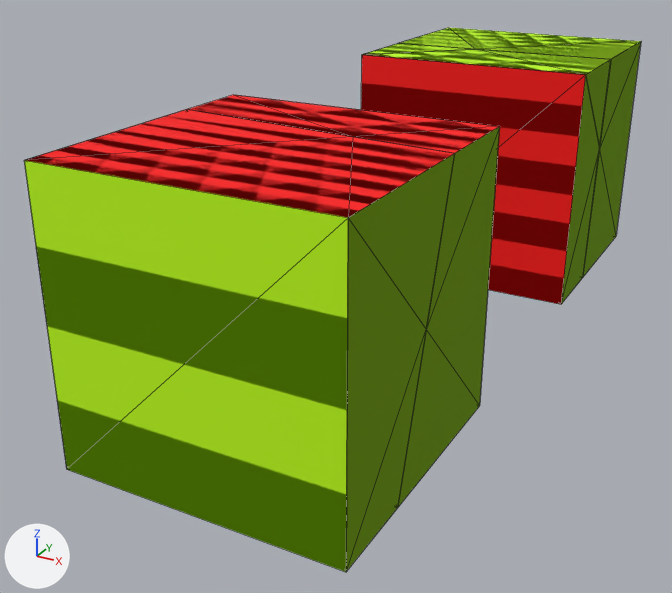
Renders of the FBX model UnityTest/Destruction/Assets/Meshes/1out.fbx from each side of a commit.
Camera for both pictures: a 50 mm lens placed at (1.44, -3.24, 1.18), pointed at (-0.21, -0.25, -0.31). The axes (+X, +Y, +Z) are drawn at lower left. The lights are the same throughout. Mesh edges are drawn as thin lines. Where no turn or scale is listed for an object, it has been applied to the vertices.
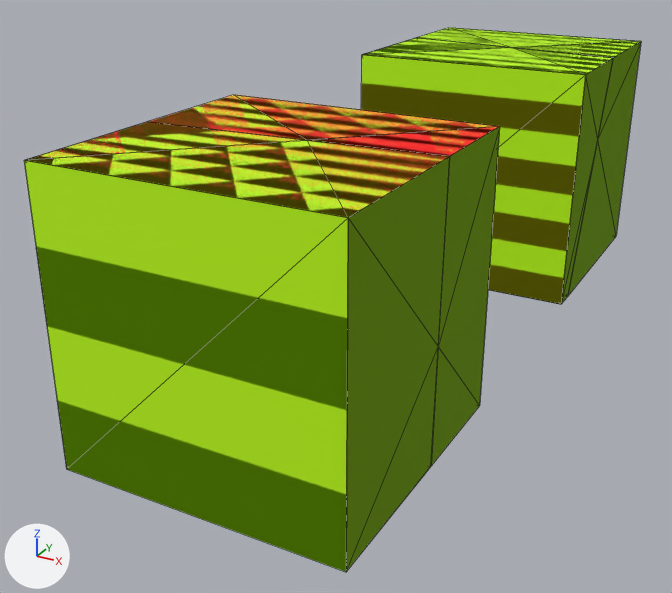
Changed parts and their boxes [x1, y1, x2, y2] in the pictures (672 x 593 px; the box of a moved part takes in the faces that stretch with it):
'Box001_0', reshaped
    before: [24, 111, 454, 572]
    after: [26, 122, 450, 572]
'Box002_0', reshaped
    before: [363, 43, 611, 304]
    after: [361, 38, 613, 304]
'Box001_1', reshaped
    before: [187, 95, 499, 507]
    after: [150, 95, 500, 466]
'Box002_1', reshaped
    before: [400, 28, 641, 277]
    after: [417, 28, 641, 296]
part 1 of me_box001_0, moved or reshaped
    before: [27, 111, 454, 570]
    after: [26, 122, 450, 572]
part 4 of me_box002_0, moved or reshaped
    before: [363, 43, 611, 304]
    after: [362, 38, 613, 303]
part 5 of me_box002_0, recoloured (green)
    after: [361, 55, 586, 304]
'Box002', unchanged, covered by the edit
    before: [361, 28, 641, 304]
    after: [366, 28, 641, 304]

Edits to the bpy script that builds the scene:
```text
Change me_box002_0:
    used by ob_box002_0; location = (0.0, 1.52, 0.0)
    remove me_box002_0.from_pydata(...)  # 23 vertices, 17 faces; spans x -0.5..0.5, y -1.0..-0.001, z -0.5..0.5
    add me_box002_0.from_pydata(...)  # 22 vertices, 17 faces; spans x -0.5..0.5, y -1.0..-0.001, z -0.5..0.5
    me_box002_0 part 4: 12 vertices removed from x -0.5..0.5, y -0.681..-0.59, z -0.5..0.5; 14 vertices added at x -0.5..0.5, y -0.902..-0.001, z -0.5..0.5
    me_box002_0 part 5: 2 faces spanning x -0.5..0.5, y -1.0, z -0.5..0.5 switch from mat_mat2 (red #ff0000) to mat_mat1 (green #beff00)
Change me_box001_1:
    used by ob_box001_1; location = (0.0, -0.48, 0.0)
    remove me_box001_1.from_pydata(...)  # 26 vertices, 17 faces; spans x -0.5..0.5, y -0.677..0.0, z -0.5..0.5
    add me_box001_1.from_pydata(...)  # 24 vertices, 17 faces; spans x -0.5..0.5, y -0.51..0.0, z -0.5..0.5
    me_box001_1 part 3: 15 vertices removed from x -0.5..0.5, y -0.677..-0.275, z -0.5..0.5; 16 vertices added at x -0.5..0.5, y -0.51..0.0, z -0.5..0.5
Change me_box001_0:
    used by ob_box001_0; location = (0.0, -0.48, 0.0)
    remove me_box001_0.from_pydata(...)  # 25 vertices, 17 faces; spans x -0.5..0.5, y -1.0..-0.001, z -0.5..0.5
    add me_box001_0.from_pydata(...)  # 23 vertices, 17 faces; spans x -0.5..0.5, y -1.0..-0.002, z -0.5..0.5
    me_box001_0 part 1: 14 vertices removed from x -0.5..0.5, y -0.677..-0.275, z -0.5..0.5; 15 vertices added at x -0.5..0.5, y -0.51..-0.002, z -0.5..0.5
Change me_box002_1:
    used by ob_box002_1; location = (0.0, 1.52, 0.0)
    remove me_box002_1.from_pydata(...)  # 23 vertices, 17 faces; spans x -0.5..0.5, y -0.681..0.0, z -0.5..0.5
    add me_box002_1.from_pydata(...)  # 21 vertices, 17 faces; spans x -0.5..0.5, y -0.902..0.0, z -0.5..0.5
    me_box002_1 part 2: 12 vertices removed from x -0.5..0.5, y -0.681..-0.59, z -0.5..0.5; 13 vertices added at x -0.5..0.5, y -0.902..-0.001, z -0.5..0.5
```
